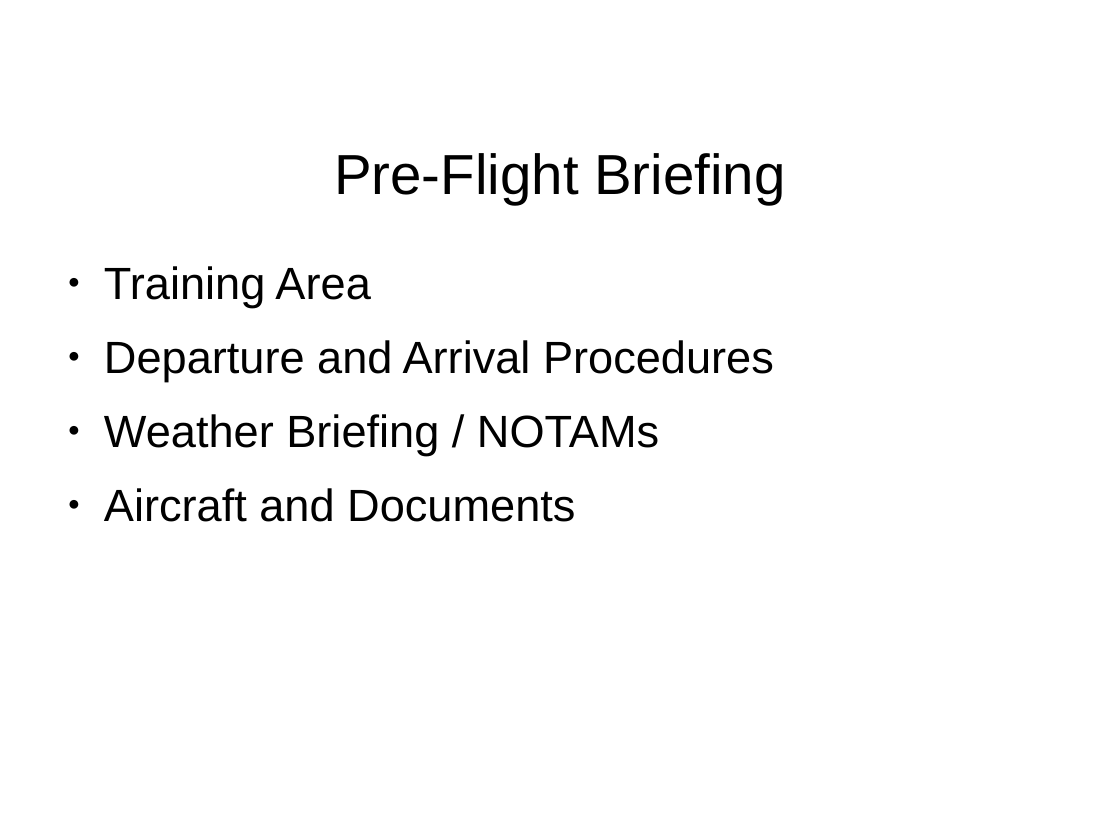
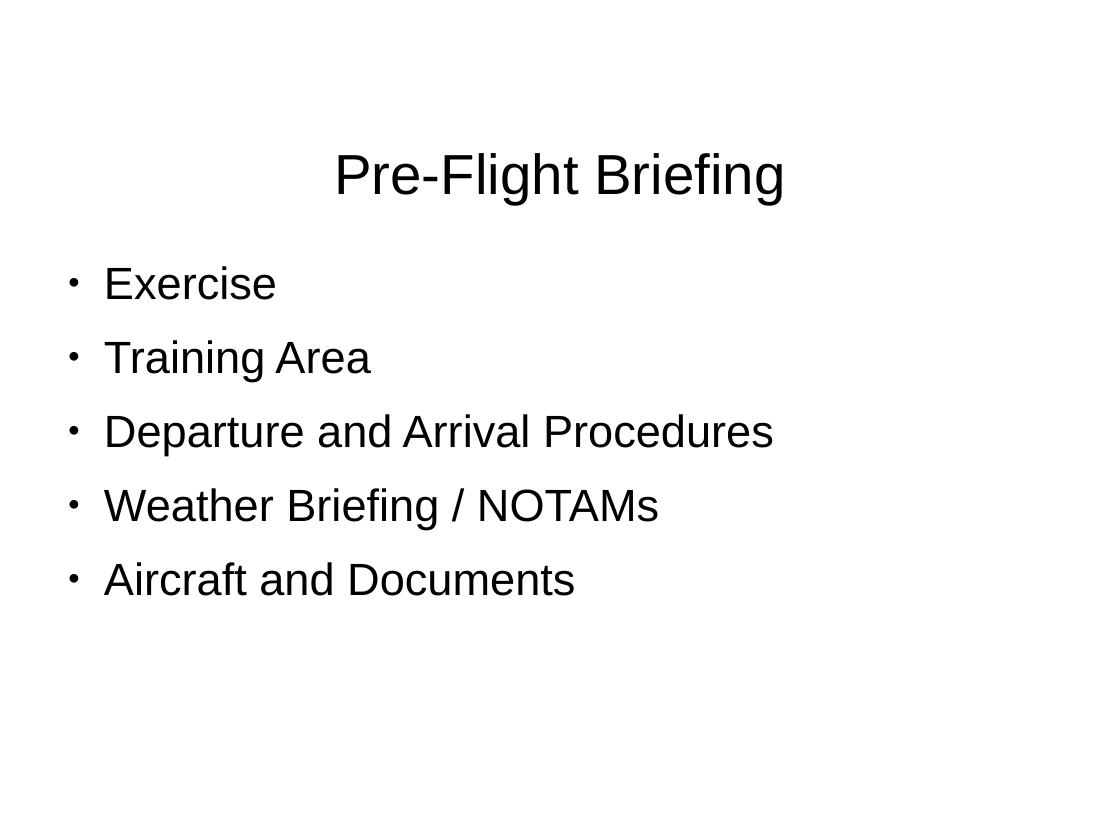
Before and after one commit to stephanheinemann/flight, a slide deck: slide 16 of FI/Stalls/Stalls.odp (slide 8 before the commit). Drawn at 1120x840 pixels with LibreOffice and Linux fonts; fonts in the diff are those of the drawing; background and template pictures are left out. Boxes give left, top, right and bottom in pixels: in the first picture for what was removed or moved away, otherwise in the second. Text is boxed around its words. In the diff, an @@ line names an element or a change of style, - is before the commit and + after.

```diff
--- a/FI/Stalls/Stalls.odp
+++ b/FI/Stalls/Stalls.odp
@@ text at bbox=[104, 266, 277, 300]: paragraph added @@
+● Exercise
```
Also in this commit, not shown: 2 other slides changed, 9 slides added, 1 slide removed, 2 other files.
